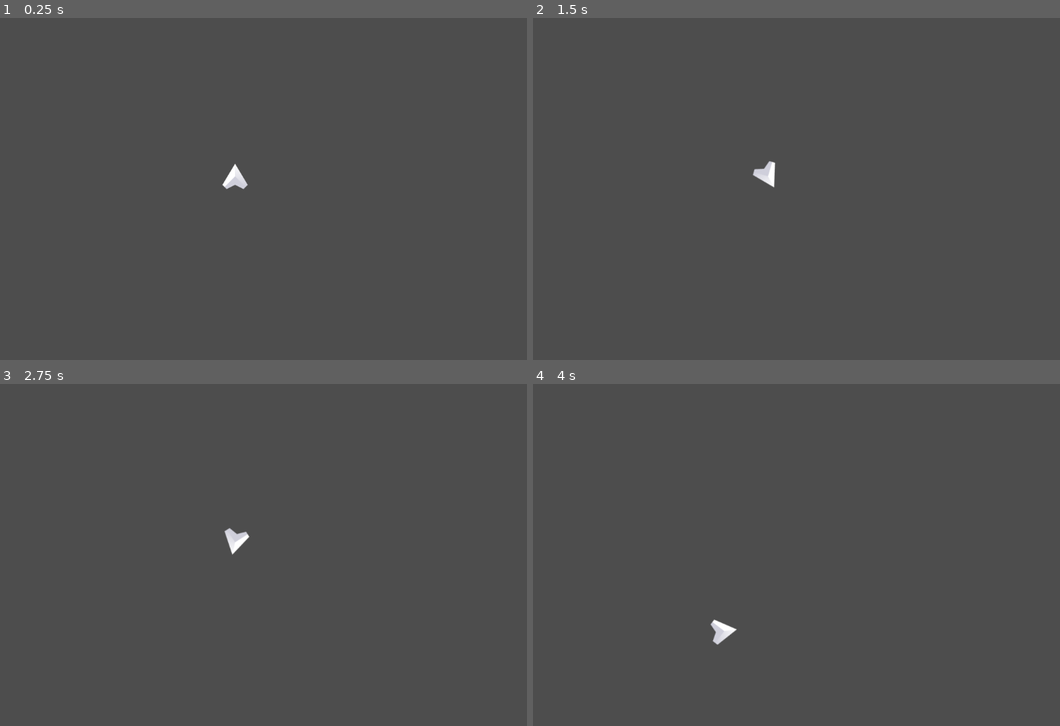
Above: before the commit, frames 1-4 (two rows, left to right).
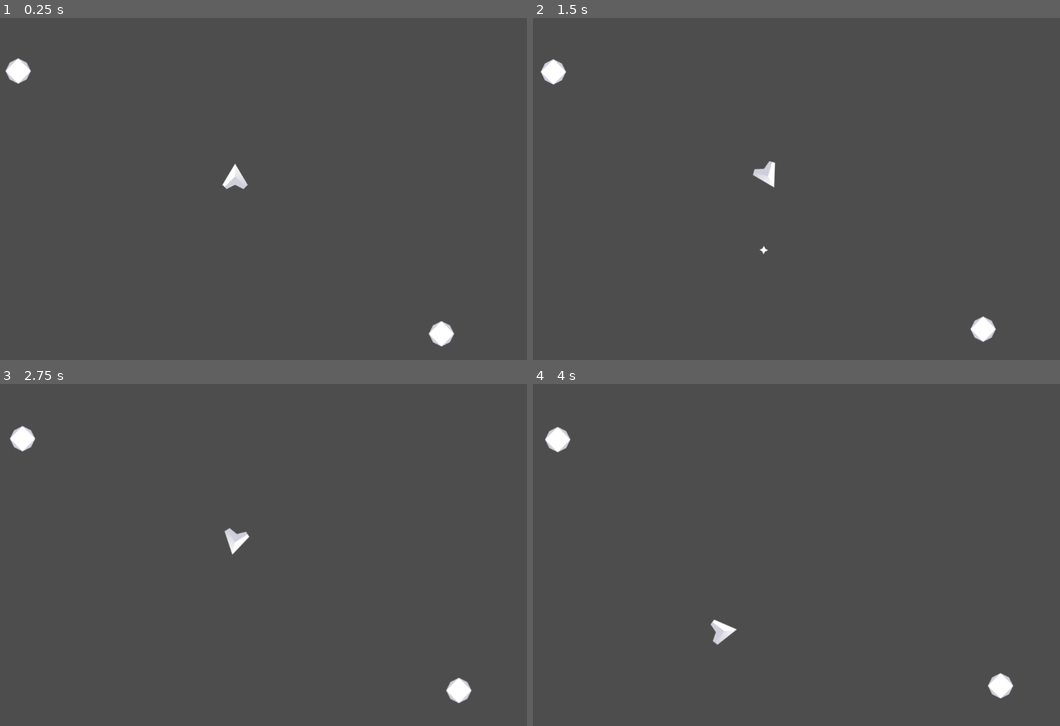
Above: after the commit, the same moments.

Repository: eileenh8/Space-Shooter
Game: Godot game, scene res://game.tscn
Same seed, same stepped clock (60 frames per second), same inputs: the game is played once before the commit and once after it.
Inputs:
- Up to frame 1 (0.25 s): no input
- Up to frame 2 (1.5 s): hold D (Right) 0.53-1.28 s; tap Space (Shoot, bound only after the commit) at 0.6, 1.35 s; hold A (Left) from 1.28 s (still down)
- Up to frame 3 (2.75 s): release A (Left) at 2.03 s; hold D (Right) from 2.03 s (still down); tap Space (Shoot, bound only after the commit) at 2.1 s
- Up to frame 4 (4 s): release D (Right) at 2.78 s; hold W (Forward) 2.78-3.53 s; tap Space (Shoot, bound only after the commit) at 2.85, 3.6 s; hold A (Left) from 3.53 s (still down)

The runs differ from the first frame. In frame 1, 0.5% of the frame differs, in the area x 1-87%, y 11-96%; in frame 2, 0.5%, in the area x 1-88%, y 12-95%; in frame 3, 0.5%; in frame 4, 0.5%.

Commit message:
Completes part 2

Diff:
--- /dev/null
+++ b/Asteroid/Asteroid.gd
@@ -0,0 +1,12 @@
+extends CharacterBody2D
+
+var initial_speed = 100.0
+
+func _ready():
+	velocity = Vector2(0,initial_speed*randf()).rotated(2*PI*randf())
+
+
+func _physics_process(_delta):
+	move_and_slide()
+	position.x = wrapf(position.x, 0, 1152)
+	position.y = wrapf(position.y, 0, 648)
--- /dev/null
+++ b/Asteroid/asteroid.tscn
@@ -0,0 +1,13 @@
+[gd_scene load_steps=3 format=3 uid="uid://bi7e7epbyw5yl"]
+
+[ext_resource type="Script" path="res://Asteroid/Asteroid.gd" id="1_8jy1t"]
+[ext_resource type="Texture2D" uid="uid://dcdvnid5lpbcy" path="res://Assets/Meteor.png" id="2_n6lxp"]
+
+[node name="Asteroid" type="CharacterBody2D"]
+script = ExtResource("1_8jy1t")
+
+[node name="Sprite2D" type="Sprite2D" parent="."]
+texture = ExtResource("2_n6lxp")
+
+[node name="CollisionPolygon2D" type="CollisionPolygon2D" parent="."]
+polygon = PackedVector2Array(21, -17.3, 21, -14.3, 29.1, 4, 26.3, 4, 20.3, 18, 18.6, 18, 2.6, 28, -2.5, 28, -21, 17.1, -21, 14.3, -29.1, -4, -26.2, -4, -17.2, -21, -14.5, -21, -4, -26.2, -4, -29.2)
--- /dev/null
+++ b/Bullet.gd
@@ -0,0 +1,24 @@
+extends Area2D
+
+
+var speed = 10.0
+var damage = 1.0
+var velocity = Vector2.ZERO
+
+
+
+func _ready():
+	velocity = Vector2(0,-speed).rotated(rotation)
+
+
+
+func _process(_delta):
+	position = position + velocity
+
+
+func _on_body_entered(_body):
+	queue_free()
+
+
+func _on_timer_timeout():
+	queue_free()
--- a/Player/Player.gd
+++ b/Player/Player.gd
@@ -4,21 +4,35 @@
 var speed = 5
 var max_speed = 400
 var rotate_speed = 0.08
+var nose = Vector2(0,-60)
+var Bullet = load("res://Player/bullet.tscn")
 
-
-func _physics_process(delta):
+func get_input():
+	var to_return = Vector2.ZERO
+	$Exhaust.hide()
+	if Input.is_action_pressed("Forward"):
+		to_return += Vector2(0,-1)
+		$Exhaust.show()
 	if Input.is_action_pressed("Left"):
 		rotation -= rotate_speed
 	if Input.is_action_pressed("Right"):
 		rotation += rotate_speed
-	if Input.is_action_pressed("Forward"):
-		velocity = velocity + Vector2(0,-speed).rotated(rotation)
+	return to_return.rotated(rotation)
+
+func _physics_process(_delta):
+	velocity += get_input()*speed
+	velocity = velocity.normalized() *  clamp(velocity.length(), 0, max_speed)
 
 	position.x = wrapf(position.x, 0, 1152)
 	position.y = wrapf(position.y, 0, 648)
 	velocity = velocity.normalized() * clamp(velocity.length(), 0, max_speed)
 
-	print(velocity.length())
+	move_and_slide()
 
-
-	move_and_slide()
+	if Input.is_action_just_pressed("Shoot"):
+		var bullet = Bullet.instantiate()
+		bullet.position = position + nose.rotated(rotation)
+		bullet.rotation = rotation
+		var Effects = get_node_or_null("/root/Game/Effects")
+		if Effects != null:
+			Effects.add_child(bullet)
--- /dev/null
+++ b/Player/bullet.tscn
@@ -0,0 +1,24 @@
+[gd_scene load_steps=4 format=3 uid="uid://bw5mshygcatmk"]
+
+[ext_resource type="Script" path="res://Bullet.gd" id="1_rgss2"]
+[ext_resource type="Texture2D" uid="uid://y2x1hme20euv" path="res://Assets/Bullet.png" id="2_yyw2m"]
+
+[sub_resource type="CircleShape2D" id="CircleShape2D_8a2x8"]
+radius = 12.0
+
+[node name="Bullet" type="Area2D"]
+script = ExtResource("1_rgss2")
+
+[node name="Sprite2D" type="Sprite2D" parent="."]
+texture = ExtResource("2_yyw2m")
+
+[node name="CollisionShape2D" type="CollisionShape2D" parent="."]
+shape = SubResource("CircleShape2D_8a2x8")
+
+[node name="Timer" type="Timer" parent="."]
+wait_time = 2.0
+one_shot = true
+autostart = true
+
+[connection signal="body_entered" from="." to="." method="_on_body_entered"]
+[connection signal="timeout" from="Timer" to="." method="_on_timer_timeout"]
--- /dev/null
+++ b/Player/player.tscn
@@ -0,0 +1,21 @@
+[gd_scene load_steps=4 format=3 uid="uid://c2c8ajposm5fh"]
+
+[ext_resource type="Script" path="res://Player/Player.gd" id="1_fkmj0"]
+[ext_resource type="Texture2D" uid="uid://bf6moiya1ge4p" path="res://Assets/Exhaust.png" id="2_bi6o4"]
+[ext_resource type="Texture2D" uid="uid://rbi6un0vvynl" path="res://Assets/Player.png" id="3_gxult"]
+
+[node name="Player" type="CharacterBody2D"]
+position = Vector2(512, 300)
+script = ExtResource("1_fkmj0")
+metadata/_edit_group_ = true
+
+[node name="Exhaust" type="Sprite2D" parent="."]
+visible = false
+position = Vector2(0, 50)
+texture = ExtResource("2_bi6o4")
+
+[node name="Sprite2D" type="Sprite2D" parent="."]
+texture = ExtResource("3_gxult")
+
+[node name="CollisionPolygon2D" type="CollisionPolygon2D" parent="."]
+polygon = PackedVector2Array(5, -25.2, 5, -22.5, 28.3, 17, 27.2, 19, 25.9, 19, 17.9, 28, 13.6, 28, -0.700001, 21.7, -19, 29, -19, 25.9, -28, 17.9, -28, 14.4, -3, -25.6, -3, -29.2)
--- a/game.tscn
+++ b/game.tscn
@@ -1,17 +1,18 @@
 [gd_scene load_steps=3 format=3 uid="uid://cl0n0y5pndnpr"]
 
-[ext_resource type="Script" path="res://Player/Player.gd" id="1_1kavr"]
-[ext_resource type="Texture2D" uid="uid://rbi6un0vvynl" path="res://Assets/Player.png" id="1_3106k"]
+[ext_resource type="PackedScene" uid="uid://c2c8ajposm5fh" path="res://Player/player.tscn" id="1_m2ew4"]
+[ext_resource type="PackedScene" uid="uid://bi7e7epbyw5yl" path="res://Asteroid/asteroid.tscn" id="2_382f6"]
 
 [node name="Game" type="Node2D"]
 
-[node name="Player" type="CharacterBody2D" parent="."]
-position = Vector2(512, 300)
-script = ExtResource("1_1kavr")
-metadata/_edit_group_ = true
+[node name="Player" parent="." instance=ExtResource("1_m2ew4")]
 
-[node name="Sprite2D" type="Sprite2D" parent="Player"]
-texture = ExtResource("1_3106k")
+[node name="Asteroid_Container" type="Node2D" parent="."]
 
-[node name="CollisionPolygon2D" type="CollisionPolygon2D" parent="Player"]
-polygon = PackedVector2Array(5, -25.2, 5, -22.5, 28.3, 17, 27.2, 19, 25.9, 19, 17.9, 28, 13.6, 28, -0.700001, 21.7, -19, 29, -19, 25.9, -28, 17.9, -28, 14.4, -3, -25.6, -3, -29.2)
+[node name="Asteroid" parent="Asteroid_Container" instance=ExtResource("2_382f6")]
+position = Vector2(100, 100)
+
+[node name="Asteroid2" parent="Asteroid_Container" instance=ExtResource("2_382f6")]
+position = Vector2(900, 600)
+
+[node name="Effects" type="Node2D" parent="."]
--- a/global.gd
+++ b/global.gd
@@ -1,7 +1,9 @@
 extends Node
 
+func _ready():
+	randomize()
 
 
-func _process(delta):
+func _process(_delta):
 	if Input.is_action_pressed("Quit"):
 		get_tree().quit()
--- a/project.godot
+++ b/project.godot
@@ -41,3 +41,8 @@
 "events": [Object(InputEventKey,"resource_local_to_scene":false,"resource_name":"","device":-1,"window_id":0,"alt_press …(182 unchanged characters)…
 ]
 }
+Shoot={
+"deadzone": 0.5,
+"events": [Object(InputEventKey,"resource_local_to_scene":false,"resource_name":"","device":-1,"window_id":0,"alt_pressed":false,"shift_pressed":false,"ctrl_pressed":false,"meta_pressed":false,"pressed":false,"keycode":0,"physical_keycode":32,"key_label":0,"unicode":32,"echo":false,"script":null)
+]
+}
